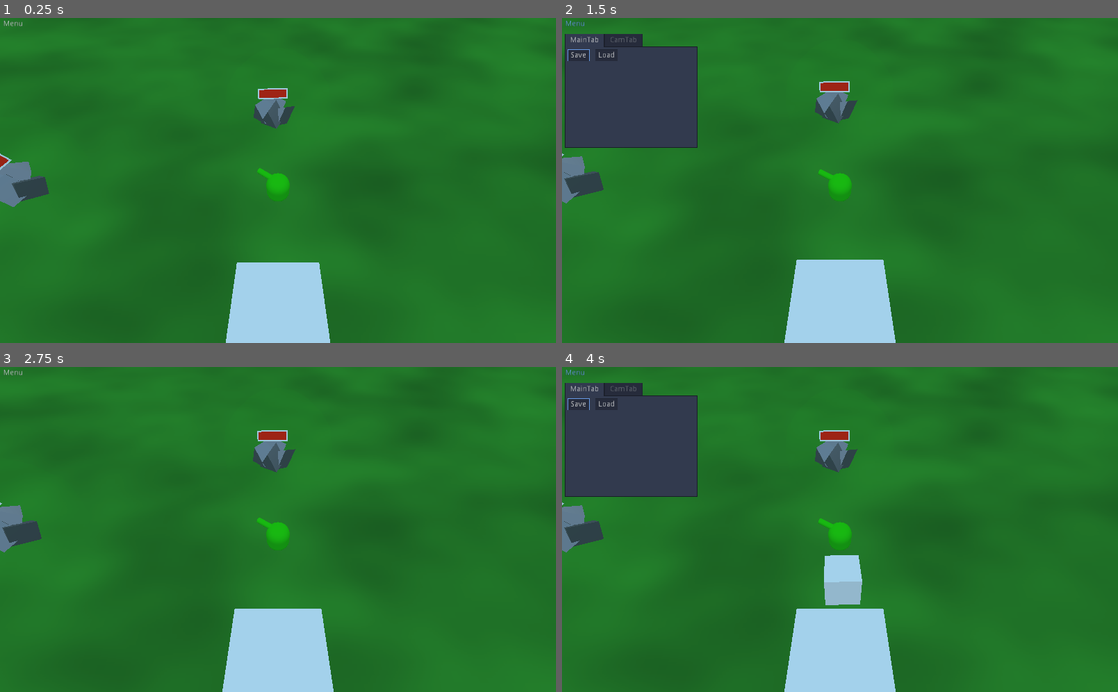
Above: before the commit, frames 1-4 (two rows, left to right).
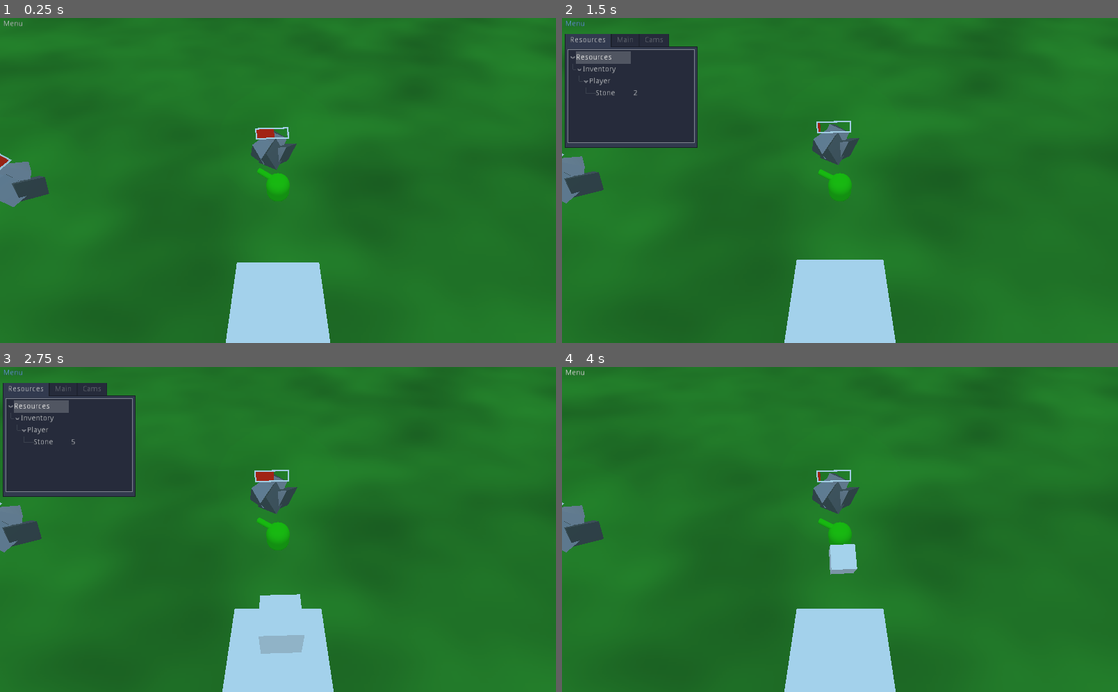
Above: after the commit, the same moments.

Repository: c-dante/godot-jam
Game: Godot game, scene res://FirstScene.tscn
Two runs of this game, one before a commit and one after it. Both use one fixed random seed, a clock stepped at 60 frames per second and the inputs below.
Inputs (mouse positions are in pixels of both pictures, inside the frame that each line leads up to):
- Up to frame 1 (0.25 s): no input
- Up to frame 2 (1.5 s): click "Menu" at 0.5 s; click (578, 57) at 1.25 s, where only the run before the commit has a clickable "Save"
- Up to frame 3 (2.75 s): click (44, 406) at 2 s, where only the run before the commit has a clickable "Load"
- Up to frame 4 (4 s): click "Menu" at 2.75 s; click (578, 406) at 3.5 s, where only the run before the commit has a clickable "Save"

The runs differ from the first frame. In frame 1, 1.3% of the frame differs, in the area x 45-54%, y 21-47%; in frame 2, 2.3%; in frame 3, 10%, in the area x 0-55%, y 0-89%; in frame 4, 10%.

Commit message:
Gathering + rendering out resource counts

Diff:
--- a/FirstScene.tscn
+++ b/FirstScene.tscn
@@ -50,6 +50,7 @@
 physics_material_override = SubResource( 2 )
 
 [node name="Rock" parent="Navigation/NavigationMeshInstance" instance=ExtResource( 1 )]
+transform = Transform( 1, 0, 0, 0, 1, 0, 0, 0, 1, 0, 3.82678, 4.61807 )
 
 [node name="Rock2" parent="Navigation/NavigationMeshInstance" instance=ExtResource( 1 )]
 transform = Transform( 1, 0, 0, 0, 1, 0, 0, 0, 1, -25.6511, 3.82678, -23.6624 )
--- a/src/Gatherable.gd
+++ b/src/Gatherable.gd
@@ -60,13 +60,14 @@
 	# Distribute resources
 	remaining -= adjDelta
 
-	# Consume a cycle of resource
+	# Consume a cycle of resource and reset values
 	if remaining <= 0:
 		remaining = gatherTimeSec
 
 		# Allocate based on consumption porition
 		for name in gatherCycle:
 			var portion = gatherCycle[name] / gatherTimeSec
+			gatherCycle[name] = 0
 			if !Resources.Inventory.has(name):
 				Resources.Inventory[name] = {}
 
--- a/src/Resources.gd
+++ b/src/Resources.gd
@@ -2,4 +2,12 @@
 
 enum ResourceType { Stone, Wood }
 
+static func resourceString(res):
+	match res:
+		ResourceType.Stone:
+			return "Stone"
+		ResourceType.Wood:
+			return "Wood"
+
+# Object.instance_id -> ResourceType -> int
 var Inventory = {}
--- a/src/Rock/Rock.tscn
+++ b/src/Rock/Rock.tscn
@@ -26,7 +26,7 @@
 script = ExtResource( 4 )
 barPath = NodePath("../bar")
 gatheringAreaPath = NodePath("../gather")
-gatherTimeSec = 5.0
+gatherTimeSec = 0.5
 produces = [ 0 ]
 producesVolume = [ 1.0 ]
 
--- /dev/null
+++ b/src/ui/Tree.gd
@@ -0,0 +1,38 @@
+extends Tree
+
+onready var root: TreeItem = create_item()
+onready var resources: TreeItem = create_item(root)
+
+# Object.instance_id -> { "tree": TreeItem, "res": ResourceType -> TreeItem }
+var resourceItems = {}
+
+func _ready():
+	root.set_text(0, "Resources")
+	resources.set_text(0, "Inventory")
+
+
+func _process(_delta):
+	for id in Resources.Inventory:
+		var node = instance_from_id(id)
+		if !resourceItems.has(id):
+			var treeItem = create_item(resources)
+			treeItem.set_text(0, node.name)
+			resourceItems[id] = {
+				"tree": treeItem,
+				"res": {}
+			}
+
+		var inventory = Resources.Inventory[id]
+		var ownerTree = resourceItems[id]
+		for resource in inventory:
+			if !ownerTree["res"].has(resource):
+				var treeItem = create_item(ownerTree["tree"])
+				treeItem.set_text(0, Resources.resourceString(resource))
+				ownerTree["res"][resource] = treeItem
+
+			var value = "%d" % floor(inventory[resource])
+			ownerTree["res"][resource].set_text(1, value)
+
+
+
+	pass
--- a/src/ui/ui.gd
+++ b/src/ui/ui.gd
@@ -7,8 +7,8 @@
 var playerCam: Camera
 var cam1: Camera
 
-onready var playerCamBtn = get_node("Menu/CamTab/CameraBox/Player Camera")
-onready var cam1Btn = get_node("Menu/CamTab/CameraBox/Camera1")
+onready var playerCamBtn = get_node("Menu/Cams/CameraBox/Player Camera")
+onready var cam1Btn = get_node("Menu/Cams/CameraBox/Camera1")
 
 var viewedIntro = true
 
--- a/src/ui/ui.tscn
+++ b/src/ui/ui.tscn
@@ -6,6 +6,7 @@
 [ext_resource path="res://src/ui/ui.theme" type="Theme" id=4]
 [ext_resource path="res://src/ui/LoadBtn.gd" type="Script" id=5]
 [ext_resource path="res://src/ui/SaveBtn.gd" type="Script" id=6]
+[ext_resource path="res://src/ui/Tree.gd" type="Script" id=7]
 
 [node name="Control" type="Control"]
 margin_right = 40.0
@@ -37,7 +38,7 @@
 "_edit_use_anchors_": false
 }
 
-[node name="MainTab" type="Tabs" parent="Menu"]
+[node name="Resources" type="Tabs" parent="Menu"]
 anchor_right = 1.0
 anchor_bottom = 1.0
 margin_left = 5.0
@@ -45,7 +46,25 @@
 margin_right = -5.0
 margin_bottom = -5.0
 
-[node name="GridContainer" type="GridContainer" parent="Menu/MainTab"]
+[node name="Tree" type="Tree" parent="Menu/Resources"]
+margin_right = 234.0
+margin_bottom = 173.0
+columns = 2
+script = ExtResource( 7 )
+__meta__ = {
+"_edit_use_anchors_": false
+}
+
+[node name="Main" type="Tabs" parent="Menu"]
+visible = false
+anchor_right = 1.0
+anchor_bottom = 1.0
+margin_left = 5.0
+margin_top = 29.0
+margin_right = -5.0
+margin_bottom = -5.0
+
+[node name="GridContainer" type="GridContainer" parent="Menu/Main"]
 margin_right = 233.0
 margin_bottom = 177.0
 columns = 4
@@ -53,20 +72,20 @@
 "_edit_use_anchors_": false
 }
 
-[node name="SaveBtn" type="Button" parent="Menu/MainTab/GridContainer"]
+[node name="SaveBtn" type="Button" parent="Menu/Main/GridContainer"]
 margin_right = 41.0
 margin_bottom = 22.0
 text = "Save"
 script = ExtResource( 6 )
 
-[node name="LoadBtn" type="Button" parent="Menu/MainTab/GridContainer"]
+[node name="LoadBtn" type="Button" parent="Menu/Main/GridContainer"]
 margin_left = 51.0
 margin_right = 93.0
 margin_bottom = 22.0
 text = "Load"
 script = ExtResource( 5 )
 
-[node name="CamTab" type="Tabs" parent="Menu"]
+[node name="Cams" type="Tabs" parent="Menu"]
 visible = false
 anchor_right = 1.0
 anchor_bottom = 1.0
@@ -79,14 +98,14 @@
 "_edit_use_anchors_": false
 }
 
-[node name="CameraBox" type="VBoxContainer" parent="Menu/CamTab"]
+[node name="CameraBox" type="VBoxContainer" parent="Menu/Cams"]
 margin_right = 121.0
 margin_bottom = 198.0
 __meta__ = {
 "_edit_use_anchors_": false
 }
 
-[node name="Player Camera" type="Button" parent="Menu/CamTab/CameraBox"]
+[node name="Player Camera" type="Button" parent="Menu/Cams/CameraBox"]
 margin_right = 121.0
 margin_bottom = 22.0
 rect_pivot_offset = Vector2( 236.825, 76.468 )
@@ -96,7 +115,7 @@
 "_edit_use_anchors_": false
 }
 
-[node name="Camera1" type="Button" parent="Menu/CamTab/CameraBox"]
+[node name="Camera1" type="Button" parent="Menu/Cams/CameraBox"]
 margin_top = 26.0
 margin_right = 121.0
 margin_bottom = 48.0
@@ -128,7 +147,7 @@
 "_edit_use_anchors_": false
 }
 [connection signal="toggled" from="MenuBtn" to="MenuBtn" method="_on_MenuBtn_toggled"]
-[connection signal="pressed" from="Menu/MainTab/GridContainer/SaveBtn" to="Menu/MainTab/GridContainer/SaveBtn" method="_on_SaveBtn_pressed"]
-[connection signal="pressed" from="Menu/MainTab/GridContainer/LoadBtn" to="Menu/MainTab/GridContainer/LoadBtn" method="_on_LoadBtn_pressed"]
-[connection signal="pressed" from="Menu/CamTab/CameraBox/Player Camera" to="." method="_on_Player_Camera_pressed"]
-[connection signal="pressed" from="Menu/CamTab/CameraBox/Camera1" to="." method="_on_Camera1_pressed"]
+[connection signal="pressed" from="Menu/Main/GridContainer/SaveBtn" to="Menu/Main/GridContainer/SaveBtn" method="_on_SaveBtn_pressed"]
+[connection signal="pressed" from="Menu/Main/GridContainer/LoadBtn" to="Menu/Main/GridContainer/LoadBtn" method="_on_LoadBtn_pressed"]
+[connection signal="pressed" from="Menu/Cams/CameraBox/Player Camera" to="." method="_on_Player_Camera_pressed"]
+[connection signal="pressed" from="Menu/Cams/CameraBox/Camera1" to="." method="_on_Camera1_pressed"]
Not shown: 1 places in src/ui/ui.tscn that only renumber resources
